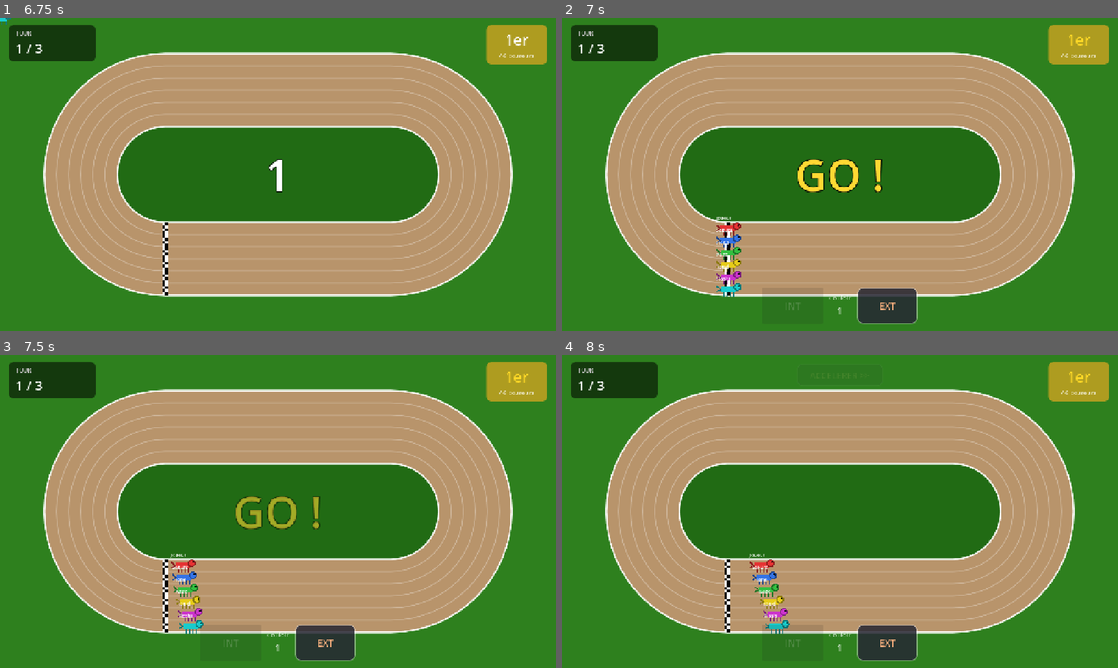
Above: before the commit, frames 1-4 (two rows, left to right).
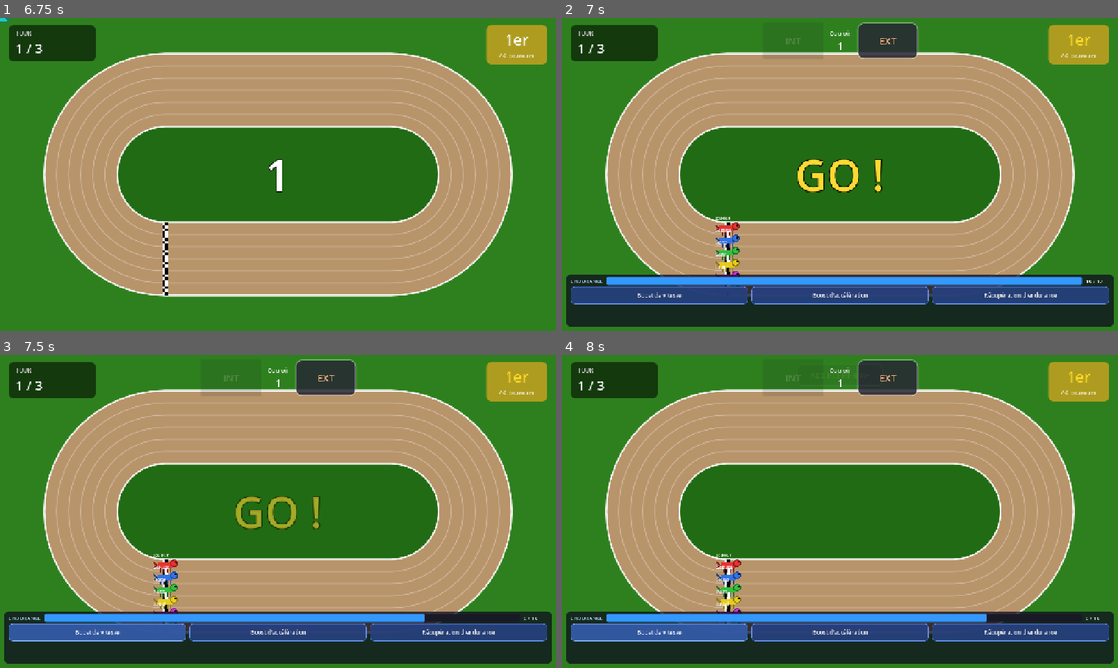
Above: after the commit, the same moments.

Repository: Antoine-Girard/Uma-Jam
Game: Godot game, scene res://scenes/menu/Main_Menu.tscn
Same seed, same stepped clock (60 frames per second), same inputs: the game is played once before the commit and once after it.
Inputs (mouse positions are in pixels of both pictures, inside the frame that each line leads up to):
- Up to frame 1 (6.75 s): click "TEST (Solo + Bots)" at 0.5 s; move the mouse to (400, 158) at 1.27 s; hold Right (ui_right) 1.28-2.03 s; click (400, 158) at 1.42 s; move the mouse to (166, 190) at 2.02 s; hold Left (ui_left) 2.03-2.78 s; tap Enter at 2.75 s; move the mouse to (333, 105) at 2.77 s; hold Right (ui_right) 2.78-4.28 s; tap Space at 3.5 s; move the mouse to (250, 237) at 3.52 s; click (250, 237) at 3.67 s; move the mouse to (444, 221) at 4.27 s; hold Left (ui_left) 4.28-6.53 s; move the mouse to (111, 127) at 5.02 s; move the mouse to (305, 174) at 5.77 s; click (305, 174) at 5.92 s; move the mouse to (194, 96) at 6.52 s; hold Right (ui_right) from 6.53 s (still down)
- Up to frame 2 (7 s): keep holding Right (ui_right)
- Up to frame 3 (7.5 s): release Right (ui_right) at 7.25 s; click (100, 633) at 7.25 s, where only the run after the commit has a clickable "Boost de vitesse"
- Up to frame 4 (8 s): no input

Frame 1 is identical in both runs. In frame 2, 18% of the frame differs, in the area x 0-100%, y 1-99%; in frame 3, 18%; in frame 4, 18%.

Commit message:
[ADD] working skills and selection

Diff:
--- /dev/null
+++ b/uma-jam/scenes/lobby/uma_player.tscn
@@ -0,0 +1,26 @@
+[gd_scene format=3 uid="uid://bi5ouinv8ugpd"]
+
+[ext_resource type="Script" path="res://scripts/uma_player.gd" id="1_dsbhd"]
+[ext_resource type="Texture2D" path="res://image.svg" id="1_u51d5"]
+
+[sub_resource type="RectangleShape2D" id="RectangleShape2D_dsbhd"]
+size = Vector2(88, 88)
+
+[sub_resource type="SceneReplicationConfig" id="SceneReplicationConfig_u51d5"]
+properties/0/path = NodePath(".:position")
+properties/0/spawn = true
+properties/0/replication_mode = 1
+
+[node name="UmaPlayer" type="CharacterBody2D" unique_id=1472430341]
+script = ExtResource("1_dsbhd")
+
+[node name="Image" type="Sprite2D" parent="." unique_id=723956072]
+texture = ExtResource("1_u51d5")
+
+[node name="CollisionShape2D" type="CollisionShape2D" parent="." unique_id=1683152601]
+position = Vector2(-2, 2)
+shape = SubResource("RectangleShape2D_dsbhd")
+disabled = true
+
+[node name="MultiplayerSynchronizer" type="MultiplayerSynchronizer" parent="." unique_id=434435371]
+replication_config = SubResource("SceneReplicationConfig_u51d5")
--- a/uma-jam/scenes/race/Race.tscn
+++ b/uma-jam/scenes/race/Race.tscn
@@ -108,10 +108,10 @@
 anchor_top = 1.0
 anchor_right = 0.5
 anchor_bottom = 1.0
-offset_left = -180.0
-offset_top = -100.0
-offset_right = 180.0
-offset_bottom = -16.0
+offset_left = -179.0
+offset_top = -709.0
+offset_right = 181.0
+offset_bottom = -625.0
 grow_horizontal = 2
 grow_vertical = 0
 alignment = 1
--- a/uma-jam/scripts/Build.gd
+++ b/uma-jam/scripts/Build.gd
@@ -50,12 +50,42 @@
 	back_btn.pressed.connect(_on_back_pressed)
 	_populate_characters()
 	_populate_cards()
-	# Connecte les slots une seule fois
 	for i in range(MAX_DECK_SIZE):
 		var slot: Panel = deck_slots.get_node("Slot%d" % (i + 1))
 		slot.mouse_filter = Control.MOUSE_FILTER_STOP
 		slot.gui_input.connect(_on_slot_gui_input.bind(i))
+	_restore_from_gamedata()
 	_refresh_deck_ui()
+	_refresh_card_grid()
+
+# ─── Restauration depuis GameData ───
+func _restore_from_gamedata():
+	if GameData.selected_icon_id != "":
+		for char_data in CHARACTERS:
+			if char_data["id"] == GameData.selected_icon_id:
+				selected_character = char_data
+				var tex = load("res://assets/characters/" + char_data["id"] + ".png")
+				portrait_texture.texture = tex
+				portrait_label.visible = tex == null
+				selected_name_lb.text  = char_data["name"]
+				selected_type_lb.text  = "[ %s ]" % char_data["type"]
+				selected_skill_lb.text = char_data.get("skill", "")
+				var idx := 0
+				for child in char_list.get_children():
+					if child is Button:
+						if CHARACTERS[idx]["id"] == char_data["id"]:
+							child.button_pressed = true
+							child.modulate = Color(1, 1, 1, 1)
+						else:
+							child.modulate = Color(1, 1, 1, 0.7)
+						idx += 1
+				print("[Build] Personnage restauré: %s" % char_data["name"])
+				break
+
+	var saved_deck: Array = GameData.get_deck()
+	if saved_deck.size() > 0:
+		deck = saved_deck.duplicate()
+		print("[Build] Deck restauré: %d cartes" % deck.size())
 
 # ─── Remplissage de la liste de personnages ───
 func _populate_characters():
@@ -250,5 +280,10 @@
 
 # ─── Retour ───
 func _on_back_pressed():
-	print("[Build] Retour au menu principal")
+	if selected_character.size() > 0:
+		GameData.select_character(selected_character["name"], selected_character["id"])
+	if deck.size() > 0:
+		GameData.set_deck(deck)
+	print("[Build] Sauvegarde -> perso: %s | deck: %d cartes" % [
+		selected_character.get("name", "aucun"), deck.size()])
 	GameManager.go_to_main_menu()
--- a/uma-jam/scripts/GameData.gd
+++ b/uma-jam/scripts/GameData.gd
@@ -1,11 +1,32 @@
 extends Node
 
 
+const CHARACTER_MAP: Dictionary = {
+	"agnestachyon_icon":   "tachyon",
+	"elcondorpasa_icon":   "el_condor_passa",
+	"goldship_icon":       "gold_ship",
+	"maruzensky_icon":     "maruzenski",
+	"oguricap_icon":       "oguri_cap",
+	"sakurabakushino_icon": "sakura",
+	"specialweek_icon":    "spe_chan",
+	"symbolirudolf_icon":  "rudolf",
+}
+
+const CARD_MAP: Dictionary = {
+	"vitesse_active":      "speed_boost",
+	"acceleration_active": "accel_boost",
+	"endurance_active":    "endurance_recovery",
+	"vitesse_doublement":  "speed_while_overtaking",
+	"acceleration_t1":     "groundwork",
+}
+
 var selected_character: String = ""
-var character_ultimate: String = ""
+var selected_icon_id: String = ""
+var character_id: String = ""
 var character_passive: String = ""
 
 var selected_deck: Array = []
+var selected_skill_ids: Array = []
 
 var player_id: int = 0
 var player_name: String = "Joueur"
@@ -15,35 +36,41 @@
 func _ready():
 	print("[GameData] Initialisé")
 
-func select_character(char_name: String, ultimate: String, passive: String) -> void:
+func select_character(char_name: String, build_icon_id: String) -> void:
 	selected_character = char_name
-	character_ultimate = ultimate
-	character_passive = passive
-	print("[GameData] Personnage sélectionné: %s (Ulti: %s, Passif: %s)" % [char_name, ultimate, passive])
+	selected_icon_id = build_icon_id
+	character_id = CHARACTER_MAP.get(build_icon_id, "")
+	character_passive = SkillData.CHARACTER_PASSIVES.get(character_id, {}).get("label", "")
+	print("[GameData] Personnage: %s | id: %s | passif: %s" % [char_name, character_id, character_passive])
 
-func set_deck(cards: Array) -> bool:
-	if cards.size() != 5:
-		print("[GameData] ERREUR: Le deck doit avoir 5 cartes, pas %d" % cards.size())
-		return false
-
-	selected_deck = cards
-	print("[GameData] Deck défini: %s" % str(selected_deck))
-	return true
+func set_deck(cards: Array) -> void:
+	selected_deck = cards.duplicate()
+	selected_skill_ids = []
+	for card in cards:
+		var skill_id: String = CARD_MAP.get(card.get("id", ""), "")
+		if skill_id != "":
+			selected_skill_ids.append(skill_id)
+	print("[GameData] Deck (%d cartes) | skills: %s" % [selected_deck.size(), str(selected_skill_ids)])
 
 func get_character_info() -> Dictionary:
 	return {
 		"name": selected_character,
-		"ultimate": character_ultimate,
-		"passive": character_passive
+		"character_id": character_id,
+		"passive": character_passive,
 	}
 
 func get_deck() -> Array:
 	return selected_deck.duplicate()
 
+func get_skill_ids() -> Array:
+	return selected_skill_ids.duplicate()
+
 func reset() -> void:
 	selected_character = ""
-	character_ultimate = ""
+	selected_icon_id = ""
+	character_id = ""
 	character_passive = ""
 	selected_deck = []
+	selected_skill_ids = []
 	current_match_players = []
 	print("[GameData] Données réinitialisées")
--- a/uma-jam/scripts/Horse.gd
+++ b/uma-jam/scripts/Horse.gd
@@ -14,10 +14,13 @@
 var track: Node2D      = null
 var lane_idx: int      = 0       # couloir 0-5 (0 = intérieur)
 var progress: float    = 0.0     # fraction d'un tour, 0-1, sens horaire
-var speed: float       = 0.040   # tours par seconde (~25 s par tour)
+var current_speed: float = 0.0   # vitesse actuelle en distance/s (px/s)
+var max_speed: float   = 55.0    # vitesse maximale en distance/s (px/s)
+var acceleration: float = 5.5    # accel en distance/s² (px/s²)
 var laps_completed: int = 0
 var horse_name: String = "?"
 var color_idx: int     = 0
+var skill_manager: SkillManager = null
 
 var _label: Label
 
@@ -36,7 +39,24 @@
 	if track == null:
 		return
 
-	progress += speed * delta
+	var effective_max := max_speed
+	var effective_accel := acceleration
+	if skill_manager != null:
+		var speed_bonus: float = skill_manager.get_speed_bonus()
+		var accel_bonus: float = skill_manager.get_accel_bonus()
+		effective_max = max_speed + (speed_bonus / SkillData.BASE_SPEED) * max_speed
+		effective_accel = acceleration + (accel_bonus / SkillData.BASE_ACCEL) * acceleration
+
+	if current_speed <= effective_max:
+		current_speed += effective_accel * delta
+		if current_speed > effective_max:
+			current_speed = effective_max
+	else:
+		current_speed = move_toward(current_speed, effective_max, effective_accel * delta)
+
+	var lane_length: float = track.get_lane_length(lane_idx)
+	var progress_delta: float = (current_speed * delta) / lane_length
+	progress += progress_delta
 	while progress >= 1.0:
 		progress -= 1.0
 		laps_completed += 1
--- a/uma-jam/scripts/Race.gd
+++ b/uma-jam/scripts/Race.gd
@@ -2,8 +2,11 @@
 
 const LAPS := 3
 const SKIP_SPEED_MULT := 12.0
-const SPEED_MIN := 0.039
-const SPEED_MAX := 0.043
+const BASE_MAX_SPEED := 55.0
+const BASE_ACCEL := 5.5
+
+const BOT_CHAR_IDS := ["tachyon", "el_condor_passa", "gold_ship", "maruzenski",
+	"oguri_cap", "sakura", "spe_chan", "rudolf"]
 
 @onready var _track:        Node2D  = $Track
 @onready var _horses_node:  Node2D  = $Horses
@@ -34,6 +37,11 @@
 var _my_finished:  bool               = false
 var _skipping:     bool               = false
 
+var _skill_buttons: Array[Button]     = []
+var _endurance_bar: ProgressBar       = null
+var _endurance_label: Label           = null
+var _skill_panel: PanelContainer      = null
+
 
 func _ready() -> void:
 	_inner_btn.pressed.connect(_on_inner)
@@ -50,6 +58,7 @@
 	$UI/PosPanel.modulate.a = 0.0
 	_spawn_horses()
 	_freeze_horses()
+	_build_skill_ui()
 	_show_intro()
 
 
@@ -234,6 +243,8 @@
 	_race_started = true
 	_lane_btns.visible = true
 	_skip_btn.visible = true
+	if _skill_panel:
+		_skill_panel.visible = true
 	var fade := create_tween()
 	fade.tween_property(_skip_btn, "modulate:a", 1.0, 0.5).set_delay(1.0)
 	_unfreeze_horses()
@@ -253,34 +264,54 @@
 func _spawn_horses() -> void:
 	var players: Dictionary = NetworkManager.players_connected
 	var my_id: int = multiplayer.get_unique_id()
+	var player_char_id: String = GameData.character_id
 	var i := 0
 
 	for peer_id in players.keys():
 		var pname: String = players[peer_id].get("name", "P%d" % (i + 1))
-		var horse := _make_horse(i, pname)
-		if peer_id == my_id:
+		var is_me: bool = (peer_id == my_id)
+		var cid: String = player_char_id if is_me else BOT_CHAR_IDS[i % BOT_CHAR_IDS.size()]
+		var horse := _make_horse(i, pname, cid, is_me)
+		if is_me:
 			_my_horse = horse
 		i += 1
 
 	# Mode solo / test
 	if _horses.is_empty():
-		_my_horse = _make_horse(0, "Joueur")
+		if player_char_id == "":
+			player_char_id = "tachyon"
+		_my_horse = _make_horse(0, "Joueur", player_char_id, true)
 		var bot_names := ["Sakura", "Hana", "Kaze", "Tsuki", "Hoshi"]
 		for b in range(5):
-			_make_horse(b + 1, bot_names[b])
-
-
-func _make_horse(lane: int, pname: String) -> HorseRacer:
+			var bot_cid: String = BOT_CHAR_IDS[(b + 1) % BOT_CHAR_IDS.size()]
+			_make_horse(b + 1, bot_names[b], bot_cid, false)
+
+
+func _make_horse(lane: int, pname: String, char_id: String = "", is_local: bool = false) -> HorseRacer:
 	var horse := HorseRacer.new()
-	horse.track      = _track
-	horse.lane_idx   = lane
-	horse.color_idx  = lane
-	horse.horse_name = pname
-	horse.progress   = 0.0
-	horse.speed      = randf_range(SPEED_MIN, SPEED_MAX)
+	horse.track        = _track
+	horse.lane_idx     = lane
+	horse.color_idx    = lane
+	horse.horse_name   = pname
+	horse.progress     = 0.0
+	horse.current_speed = 0.0
+	horse.max_speed    = BASE_MAX_SPEED
+	horse.acceleration = BASE_ACCEL
 	_horses_node.add_child(horse)
 	_horses.append(horse)
+
+	var sm := SkillManager.new()
+	sm.name = "SkillManager"
+	horse.add_child(sm)
+	horse.skill_manager = sm
+
+	call_deferred("_init_skill_manager", sm, horse, char_id, is_local)
+
 	return horse
+
+
+func _init_skill_manager(sm: SkillManager, horse: HorseRacer, char_id: String, is_local: bool) -> void:
+	sm.init(horse, self, _horses, char_id, is_local)
 
 
 # ─── Controles ────────────────────────────────────────────────────────────────
@@ -298,12 +329,15 @@
 		return
 	_skipping = true
 	_lane_btns.visible = false
+	if _skill_panel:
+		_skill_panel.visible = false
 	_skip_btn.text = "ACCELERATION..."
 	_skip_btn.disabled = true
 	for h: HorseRacer in _horses:
 		if not _finish_order.has(h):
 			h.set_process(true)
-			h.speed *= SKIP_SPEED_MULT
+			h.max_speed *= SKIP_SPEED_MULT
+			h.acceleration *= SKIP_SPEED_MULT
 
 func _on_retry() -> void:
 	GameManager.go_to_race()
@@ -322,11 +356,15 @@
 
 # ─── Boucle principale ───────────────────────────────────────────────────────
 
-func _process(_delta: float) -> void:
+func _process(delta: float) -> void:
 	if not _race_started or _race_over:
 		return
+	for h: HorseRacer in _horses:
+		if h.skill_manager != null:
+			h.skill_manager.update(delta)
 	_check_finishers()
 	_update_ui()
+	_update_endurance_ui()
 
 
 func _check_finishers() -> void:
@@ -341,6 +379,8 @@
 			if h == _my_horse and not _my_finished:
 				_my_finished = true
 				_lane_btns.visible = false
+				if _skill_panel:
+					_skill_panel.visible = false
 
 	if _finish_order.size() >= _horses.size():
 		_race_over = true
@@ -405,6 +445,171 @@
 	return LAPS
 
 
+# ─── Skill UI ─────────────────────────────────────────────────────────────────
+
+func _build_skill_ui() -> void:
+	var skill_ids: Array = GameData.get_skill_ids()
+	if skill_ids.is_empty():
+		skill_ids = ["speed_boost", "accel_boost", "endurance_recovery"]
+
+	_skill_panel = PanelContainer.new()
+	_skill_panel.name = "SkillPanel"
+	var panel_style := StyleBoxFlat.new()
+	panel_style.bg_color = Color(0.05, 0.05, 0.12, 0.75)
+	panel_style.set_corner_radius_all(10)
+	panel_style.content_margin_left = 10.0
+	panel_style.content_margin_right = 10.0
+	panel_style.content_margin_top = 6.0
+	panel_style.content_margin_bottom = 6.0
+	_skill_panel.add_theme_stylebox_override("panel", panel_style)
+
+	_skill_panel.anchor_left = 0.0
+	_skill_panel.anchor_right = 1.0
+	_skill_panel.anchor_top = 1.0
+	_skill_panel.anchor_bottom = 1.0
+	_skill_panel.offset_top = -130.0
+	_skill_panel.offset_bottom = -10.0
+	_skill_panel.offset_left = 10.0
+	_skill_panel.offset_right = -10.0
+
+	var vbox := VBoxContainer.new()
+	vbox.add_theme_constant_override("separation", 4)
+	_skill_panel.add_child(vbox)
+
+	var endurance_hbox := HBoxContainer.new()
+	endurance_hbox.add_theme_constant_override("separation", 8)
+	vbox.add_child(endurance_hbox)
+
+	var end_label := Label.new()
+	end_label.text = "ENDURANCE"
+	end_label.add_theme_font_size_override("font_size", 12)
+	end_label.add_theme_color_override("font_color", Color(0.7, 0.85, 1.0))
+	endurance_hbox.add_child(end_label)
+
+	_endurance_bar = ProgressBar.new()
+	_endurance_bar.min_value = 0.0
+	_endurance_bar.max_value = SkillData.MAX_ENDURANCE
+	_endurance_bar.value = SkillData.MAX_ENDURANCE
+	_endurance_bar.custom_minimum_size = Vector2(0, 18)
+	_endurance_bar.size_flags_horizontal = Control.SIZE_EXPAND_FILL
+	_endurance_bar.show_percentage = false
+
+	var bar_bg := StyleBoxFlat.new()
+	bar_bg.bg_color = Color(0.1, 0.1, 0.15, 1.0)
+	bar_bg.set_corner_radius_all(4)
+	_endurance_bar.add_theme_stylebox_override("background", bar_bg)
+
+	var bar_fill := StyleBoxFlat.new()
+	bar_fill.bg_color = Color(0.2, 0.6, 1.0, 1.0)
+	bar_fill.set_corner_radius_all(4)
+	_endurance_bar.add_theme_stylebox_override("fill", bar_fill)
+
+	endurance_hbox.add_child(_endurance_bar)
+
+	_endurance_label = Label.new()
+	_endurance_label.text = "10 / 10"
+	_endurance_label.add_theme_font_size_override("font_size", 12)
+	_endurance_label.add_theme_color_override("font_color", Color.WHITE)
+	_endurance_label.custom_minimum_size = Vector2(55, 0)
+	endurance_hbox.add_child(_endurance_label)
+
+	var btn_hbox := HBoxContainer.new()
+	btn_hbox.add_theme_constant_override("separation", 8)
+	btn_hbox.alignment = BoxContainer.ALIGNMENT_CENTER
+	vbox.add_child(btn_hbox)
+
+	_skill_buttons = []
+	for skill_id in skill_ids:
+		if not SkillData.ACTIVE_SKILLS.has(skill_id):
+			continue
+		var def: Dictionary = SkillData.ACTIVE_SKILLS[skill_id]
+		var btn := Button.new()
+		btn.text = def["label"]
+		btn.custom_minimum_size = Vector2(120, 40)
+		btn.size_flags_horizontal = Control.SIZE_EXPAND_FILL
+
+		var btn_style := StyleBoxFlat.new()
+		btn_style.bg_color = Color(0.15, 0.25, 0.5, 0.9)
+		btn_style.set_corner_radius_all(8)
+		btn_style.border_color = Color(0.4, 0.6, 1.0, 0.6)
+		btn_style.set_border_width_all(1)
+		btn.add_theme_stylebox_override("normal", btn_style)
+
+		var btn_hover := StyleBoxFlat.new()
+		btn_hover.bg_color = Color(0.2, 0.35, 0.65, 0.95)
+		btn_hover.set_corner_radius_all(8)
+		btn_hover.border_color = Color(0.5, 0.7, 1.0, 0.8)
+		btn_hover.set_border_width_all(1)
+		btn.add_theme_stylebox_override("hover", btn_hover)
+
+		var btn_pressed := StyleBoxFlat.new()
+		btn_pressed.bg_color = Color(0.1, 0.15, 0.35, 0.9)
+		btn_pressed.set_corner_radius_all(8)
+		btn.add_theme_stylebox_override("pressed", btn_pressed)
+
+		var btn_disabled := StyleBoxFlat.new()
+		btn_disabled.bg_color = Color(0.12, 0.12, 0.18, 0.6)
+		btn_disabled.set_corner_radius_all(8)
+		btn.add_theme_stylebox_override("disabled", btn_disabled)
+
+		btn.add_theme_font_size_override("font_size", 13)
+
+		var cost_str := "  (-%d end)" % int(def["endurance_cost"])
+		btn.tooltip_text = "%s%s\n%s" % [def["label"], cost_str,
+			"Condition: " + def["condition"] if def["condition"] != "" else "Pas de condition"]
+
+		btn.pressed.connect(_on_skill_button.bind(skill_id))
+		btn_hbox.add_child(btn)
+		_skill_buttons.append(btn)
+
+	_ui.add_child(_skill_panel)
+	_skill_panel.visible = false
+
+
+func _on_skill_button(skill_id: String) -> void:
+	if _my_horse == null or _my_finished or not _race_started:
+		return
+	if _my_horse.skill_manager == null:
+		return
+	var ok: bool = _my_horse.skill_manager.activate_skill(skill_id)
+	if ok:
+		print("[Race] Skill '%s' activé !" % skill_id)
+
+
+func _update_endurance_ui() -> void:
+	if _my_horse == null or _my_horse.skill_manager == null:
+		return
+	var sm: SkillManager = _my_horse.skill_manager
+	var end_val: float = sm.get_endurance()
+	if _endurance_bar:
+		_endurance_bar.value = end_val
+		var ratio := end_val / SkillData.MAX_ENDURANCE
+		var fill_style := StyleBoxFlat.new()
+		fill_style.set_corner_radius_all(4)
+		if ratio > 0.5:
+			fill_style.bg_color = Color(0.2, 0.6, 1.0, 1.0)
+		elif ratio > 0.25:
+			fill_style.bg_color = Color(1.0, 0.7, 0.2, 1.0)
+		else:
+			fill_style.bg_color = Color(1.0, 0.25, 0.2, 1.0)
+		_endurance_bar.add_theme_stylebox_override("fill", fill_style)
+	if _endurance_label:
+		_endurance_label.text = "%.0f / %.0f" % [end_val, SkillData.MAX_ENDURANCE]
+
+	for i in _skill_buttons.size():
+		var btn: Button = _skill_buttons[i]
+		var skill_ids: Array = GameData.get_skill_ids()
+		if skill_ids.is_empty():
+			skill_ids = ["speed_boost", "accel_boost", "endurance_recovery"]
+		if i < skill_ids.size():
+			var sid: String = skill_ids[i]
+			if SkillData.ACTIVE_SKILLS.has(sid):
+				var cost: float = SkillData.ACTIVE_SKILLS[sid]["endurance_cost"]
+				if sm.character_id == "maruzenski":
+					cost += 1.0
+				btn.disabled = end_val < cost
+
+
 # ─── Fin de course ───────────────────────────────────────────────────────────
 
 func _show_results() -> void:
--- a/uma-jam/scripts/SkillData.gd
+++ b/uma-jam/scripts/SkillData.gd
@@ -15,7 +15,7 @@
 const ACTIVE_SKILLS: Dictionary = {
 	"speed_boost": {
 		"label":           "Boost de vitesse",
-		"speed_bonus":     2.0,
+		"speed_bonus":     12.0,
 		"accel_bonus":     0.0,
 		"recovery_bonus":  0.0,
 		"duration":        4.0,
@@ -25,7 +25,7 @@
 	"accel_boost": {
 		"label":           "Boost d'accélération",
 		"speed_bonus":     0.0,
-		"accel_bonus":     2.0,
+		"accel_bonus":     8.0,
 		"recovery_bonus":  0.0,
 		"duration":        3.0,
 		"endurance_cost":  2.0,
@@ -35,14 +35,14 @@
 		"label":           "Récupération d'endurance",
 		"speed_bonus":     0.0,
 		"accel_bonus":     0.0,
-		"recovery_bonus":  2.0,
-		"duration":        25.0,
-		"endurance_cost":  4.0,
+		"recovery_bonus":  1.0,
+		"duration":        30.0,
+		"endurance_cost":  3.0,
 		"condition":       "",
 	},
 	"speed_while_overtaking": {
 		"label":           "Vitesse en doublant",
-		"speed_bonus":     3.0,
+		"speed_bonus":     12.0,
 		"accel_bonus":     0.0,
 		"recovery_bonus":  0.0,
 		"duration":        5.0,
@@ -51,8 +51,8 @@
 	},
 	"groundwork": {
 		"label":           "Groundwork (départ)",
-		"speed_bonus":     2.0,
-		"accel_bonus":     2.0,
+		"speed_bonus":     8.0,
+		"accel_bonus":     8.0,
 		"recovery_bonus":  0.0,
 		"duration":        5.0,
 		"endurance_cost":  2.0,
--- a/uma-jam/scripts/SkillManager.gd
+++ b/uma-jam/scripts/SkillManager.gd
@@ -25,6 +25,7 @@
 var _recovery_timer: float = 0.0
 
 var _buffs: Array[Dictionary] = []
+var _buff_counter: int = 0
 
 
 var _passive_state: Dictionary = {
@@ -100,14 +101,14 @@
 	if character_id == "tachyon" and skill_id == "endurance_recovery":
 		_apply_buff({
 			"id":             "passive_tachyon",
-			"speed_bonus":    3.0,
+			"speed_bonus":    12.0,
 			"accel_bonus":    0.0,
 			"recovery_bonus": 0.0,
 			"duration":       4.0,
 			"timer":          4.0,
 			"is_conditional": false,
 		})
-		passive_triggered.emit("tachyon", "Endurance Rush", "+3 vitesse pendant 4s")
+		passive_triggered.emit("tachyon", "Endurance Rush", "+12 vitesse pendant 4s")
 
 	return true
 
@@ -239,14 +240,14 @@
 func _passive_el_condor(rank: int, phase: int) -> void:
 	var cond := (phase == SkillData.PHASE_LAST_SPURT and rank >= 2 and rank <= 4)
 	_set_conditional_buff("passive_el_condor",
-		0.0, 2.0, 0.0, cond, "Last Spurt Condor", "+2 accél (last spurt, 2e-4e)")
+		0.0, 8.0, 0.0, cond, "Last Spurt Condor", "+2 accél (last spurt, 2e-4e)")
 
 
 func _passive_gold_ship() -> void:
 	if _passive_state["overtaking"] and not _has_buff("passive_gold_ship"):
 		_apply_buff({
 			"id":             "passive_gold_ship",
-			"speed_bonus":    2.0,
+			"speed_bonus":    8.0,
 			"accel_bonus":    0.0,
 			"recovery_bonus": 0.0,
 			"duration":       5.0,
@@ -259,8 +260,8 @@
 func _passive_maruzenski(rank: int) -> void:
 	var cond := rank > 1
 	_set_conditional_buff("passive_maruzenski",
-		1.0, 0.0, 0.0, cond,
-		"Chasing Glory", "+1 vitesse (pas 1ère)")
+		4.0, 0.0, 0.0, cond,
+		"Chasing Glory", "+4 vitesse (pas 1ère)")
 
 
 func _passive_oguri_cap(phase: int) -> void:
@@ -277,14 +278,14 @@
 		_passive_state["sakura_triggered"] = true
 		_apply_buff({
 			"id":             "passive_sakura",
-			"speed_bonus":    1.0,
+			"speed_bonus":    4.0,
 			"accel_bonus":    0.0,
 			"recovery_bonus": 0.0,
 			"duration":       10.0,
 			"timer":          10.0,
 			"is_conditional": false,
 		})
-		passive_triggered.emit("sakura", "Mid-Race Surge", "+1 vitesse pendant 10s (T2, pas 1ère)")
+		passive_triggered.emit("sakura", "Mid-Race Surge", "+4 vitesse pendant 10s (T2, pas 1ère)")
 
 
 func _passive_spe_chan(rank: int, phase: int) -> void:
@@ -321,10 +322,13 @@
 
 
 func _apply_buff(buff: Dictionary) -> void:
-	for i in _buffs.size():
-		if _buffs[i]["id"] == buff["id"]:
-			_buffs.remove_at(i)
-			break
+	_buff_counter += 1
+	buff["uid"] = _buff_counter
+	if buff.get("is_conditional", false):
+		for i in _buffs.size():
+			if _buffs[i]["id"] == buff["id"]:
+				_buffs.remove_at(i)
+				break
 	_buffs.append(buff)
 
 
--- a/uma-jam/scripts/Track.gd
+++ b/uma-jam/scripts/Track.gd
@@ -137,3 +137,10 @@
 	var f := clampf(s / L_turn, 0.0, 1.0)
 	var a := -PI / 2.0 - f * PI
 	return atan2(-cos(a), sin(a))
+
+
+func get_lane_length(lane_idx: int) -> float:
+	var r := INNER_R + (lane_idx + 0.5) * LANE_WIDTH
+	var L_str := 2.0 * HALF_STRAIGHT
+	var L_turn := PI * r
+	return 2.0 * L_str + 2.0 * L_turn
